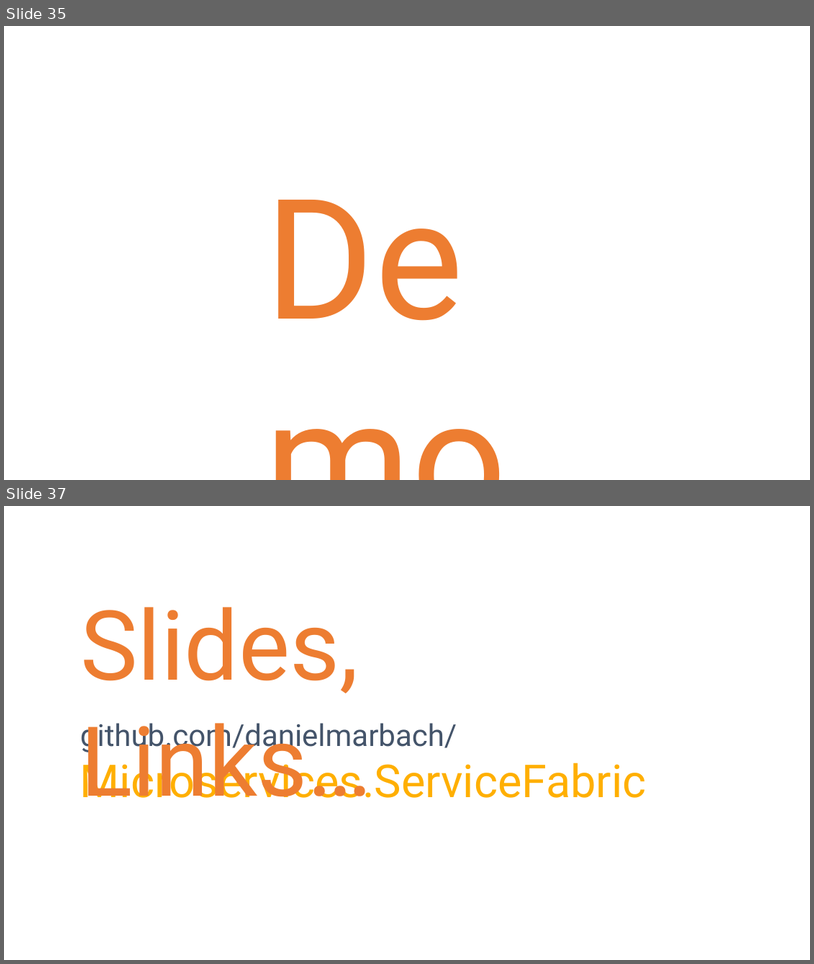
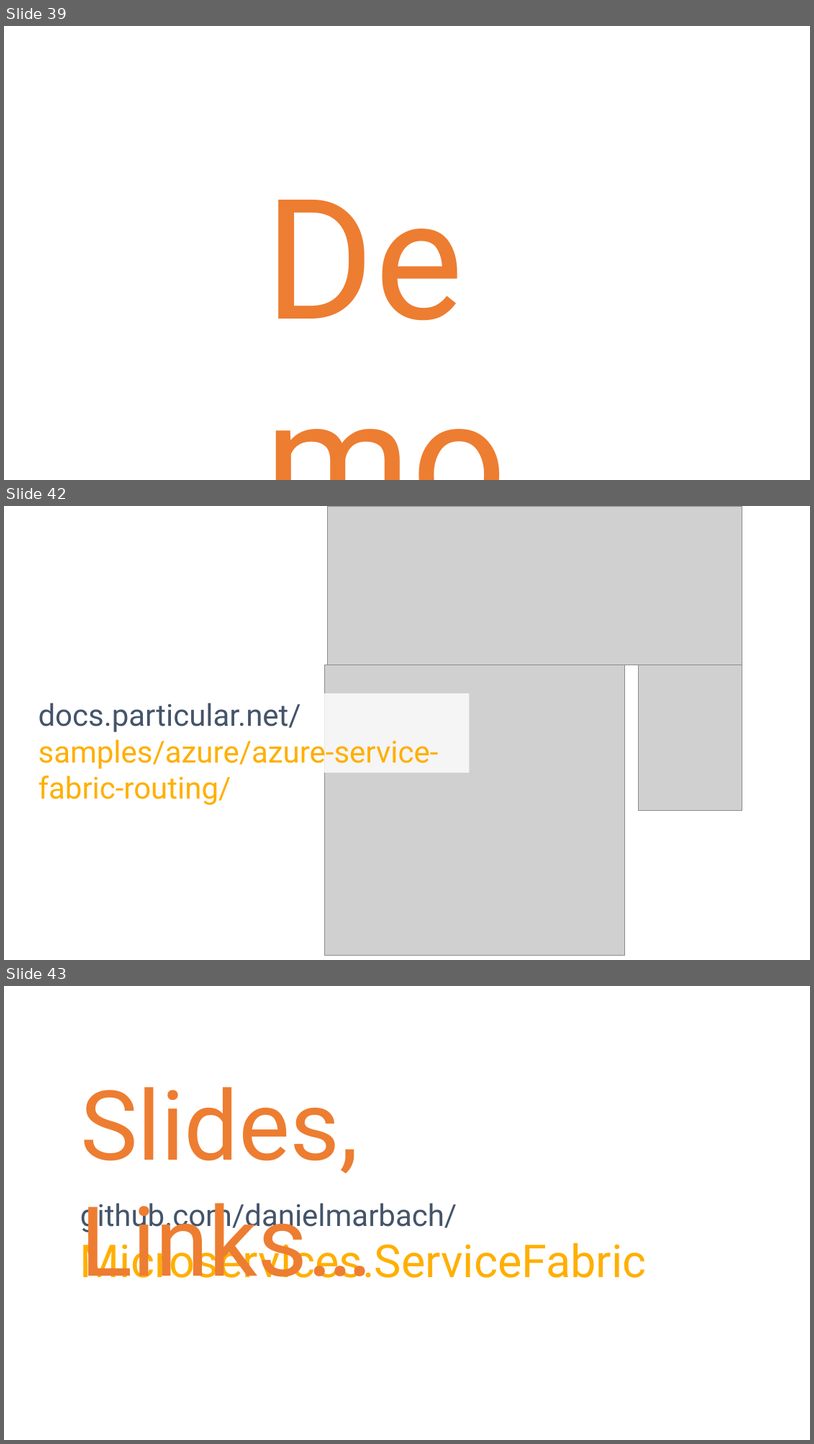
Before and after one commit to danielmarbach/Microservices.ServiceFabric, a slide deck: presentation.pptx. Shown one above the other, each under a label of ours: slides 35 and 37 before the commit, slides 39, 42 and 43 after it; the slides between them are not shown. The pictures are 814x964 and 814x1444 pixels, drawn with LibreOffice and Linux fonts; fonts in the diff are those of the drawing; grey boxes stand for pictures. Boxes give left, top, right and bottom in pixels: in the first picture for what was removed or moved away, otherwise in the second. Text is boxed around its words. In the diff, an @@ line names an element or a change of style, - is before the commit and + after.

```diff
--- a/presentation.pptx
+++ b/presentation.pptx
@@ slide 42 added at (4,506,810,960), background #FFFFFF @@
@@ picture added at (328,506,742,665) @@
@@ rectangle added at (18,675,520,781), fill #FFFFFF at 85% opacity @@
@@ picture added at (324,665,625,955) @@
@@ picture added at (639,665,743,811) @@
@@ rectangle added at (32,693,470,772), fill #FFFFFF at 80% opacity, 36 pt, text #FFAF00 @@
+docs.particular.net/
+samples/azure/azure-service-fabric-routing/
@@ what was slide 35 is now slide 39 @@
@@ what was slide 37 is now slide 43 @@
```
Also in this commit, not shown: 1 slide changed, 6 other slides added, 1 slide removed, 1 other file.
